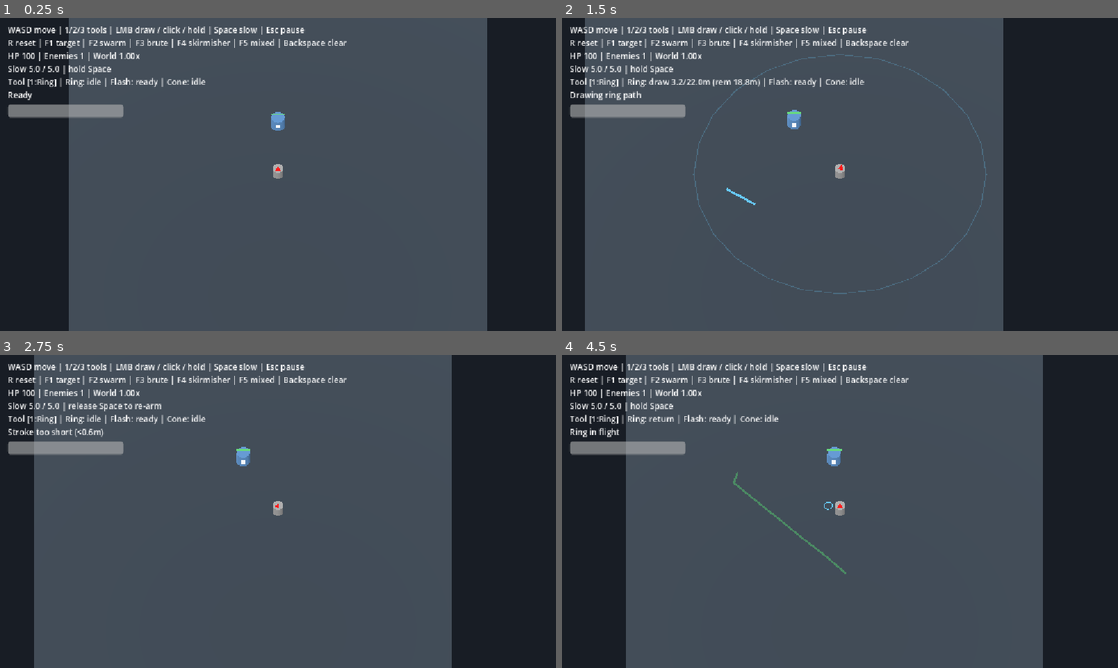
Above: before the commit, frames 1-4 (two rows, left to right).
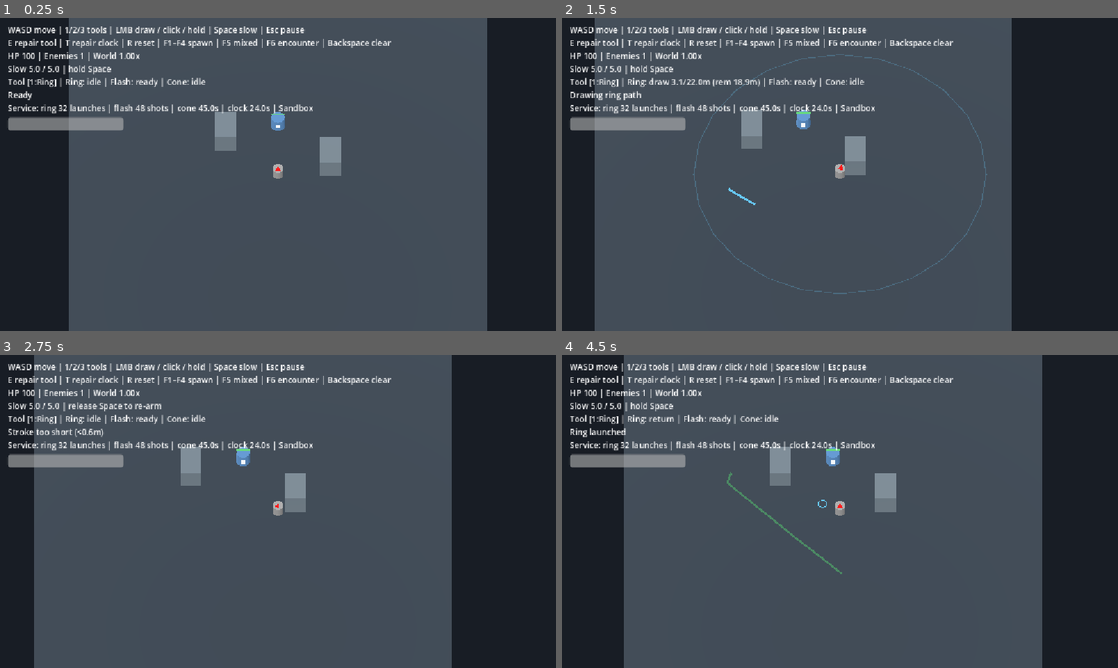
Above: after the commit, the same moments.

Repository: Ty1rl/old-tech
Game: Godot game, scene res://scenes/prototype/arena.tscn
The game is run twice, just before and just after one commit, with the same random seed, the same clock (stepped at 60 frames per second) and the same inputs. This scene is started directly instead of the project's main scene.
Inputs (mouse positions are in pixels of both pictures, inside the frame that each line leads up to):
- Up to frame 1 (0.25 s): no input
- Up to frame 2 (1.5 s): tap Enter at 0.5 s; move the mouse to (962, 158) at 0.52 s; hold D (move_right) 0.53-1.25 s; tap E at 0.6 s; click (962, 158) at 0.67 s; tap Space at 0.77, 1.07 s; tap T at 0.8 s; drag from (728, 190) to (812, 237) at 1.27 s
- Up to frame 3 (2.75 s): move the mouse to (333, 442) at 2.02 s; hold D (move_right) from 2.03 s (still down); hold Space from 2.03 s (still down); tap R at 2.1 s; click (333, 442) at 2.17 s
- Up to frame 4 (4.5 s): release D (move_right) at 2.75 s; release Space at 2.75 s; drag from (812, 574) to (673, 464) at 2.77 s; move the mouse to (1006, 558) at 3.52 s; hold A (move_left) 3.53-4.25 s; tap E at 3.6 s; click (1006, 558) at 3.67 s; tap Space at 3.77, 4.07 s; tap T at 3.8 s; tap Escape (pause) at 4.15 s; click "Continue" at 4.25 s

The runs differ from the first frame. In frame 1, 3.8% of the frame differs, in the area x 1-71%, y 6-51%; in frame 2, 7.0%, in the area x 1-81%, y 0-100%; in frame 3, 3.7%; in frame 4, 4.7%.

Commit message:
Prepare shared equipment, resumable repair state and cover interfaces
Work-Seat: old-tech/jam-1

Diff:
--- a/scenes/prototype/arena.gd
+++ b/scenes/prototype/arena.gd
@@ -5,6 +5,11 @@
 const PlayerController = preload("res://scenes/prototype/player.gd")
 const Weapons = preload("res://scenes/prototype/weapons.gd")
 const Enemies = preload("res://scenes/prototype/enemies.gd")
+const Equipment = preload("res://scenes/prototype/equipment.gd")
+const Cover = preload("res://scenes/prototype/cover.gd")
+
+var equipment: RefCounted = Equipment.new()
+var cover: RefCounted = Cover.new()
 
 var player: CharacterBody3D
 var weapons: Node3D
@@ -17,8 +22,10 @@
 
 func _ready() -> void:
 	_build_floor()
+	_build_cover()
 	player = PlayerScene.instantiate()
 	player.set_script(PlayerController)
+	player.equipment = equipment
 	player.camera = player.get_node("Camera3D")
 	player.model = player.get_node("MeshInstance3D")
 	add_child(player)
@@ -28,13 +35,38 @@
 	player.camera.size = 30
 	player.camera.current = true
 	weapons = Weapons.new()
+	weapons.equipment = equipment
+	weapons.cover = cover
 	add_child(weapons)
 	director = Enemies.new()
+	director.cover = cover
 	add_child(director)
 	_build_hud()
 	GameState.state_changed.connect(_on_state_changed)
+	SceneManager.popup_opened.connect(_on_popup_opened)
+	SceneManager.popup_closed.connect(_on_popup_closed)
 	GameState.start_game()
 	reset_arena()
+
+
+func _build_cover() -> void:
+	for rectangle in Cover.RECTANGLES:
+		var body := StaticBody3D.new()
+		var shape := CollisionShape3D.new()
+		var box := BoxShape3D.new()
+		box.size = Vector3(rectangle.size.x, 2.2, rectangle.size.y)
+		shape.shape = box
+		body.add_child(shape)
+		var mesh := MeshInstance3D.new()
+		var geometry := BoxMesh.new()
+		geometry.size = box.size
+		mesh.mesh = geometry
+		var material := StandardMaterial3D.new()
+		material.albedo_color = Color("65717a")
+		mesh.material_override = material
+		body.add_child(mesh)
+		body.position = Vector3(rectangle.get_center().x, 1.1, rectangle.get_center().y)
+		add_child(body)
 
 
 func _build_floor() -> void:
@@ -98,7 +130,10 @@
 	player.position.x = clampf(player.position.x, -19.0, 19.0)
 	player.position.z = clampf(player.position.z, -19.0, 19.0)
 	# Engine.time_scale stays 1. Player/tools use real delta; enemies use world delta.
+	var health_before: float = player.health
 	director.step(delta * player.world_scale, player)
+	if player.health < health_before and SceneManager.has_popup(&"Repair"):
+		SceneManager.close_popup(&"Repair")
 	weapons.step(delta, player, aim, director.enemies)
 	_update_hud()
 
@@ -106,6 +141,13 @@
 func _unhandled_input(event: InputEvent) -> void:
 	if event is InputEventKey and event.pressed and not event.echo:
 		match event.physical_keycode:
+			KEY_E:
+				var tools := [&"ring", &"beam", &"cone"]
+				_toggle_repair(tools[weapons.selected_tool - 1])
+				return
+			KEY_T:
+				_toggle_repair(&"clock")
+				return
 			KEY_R:
 				reset_arena()
 				return
@@ -119,6 +161,10 @@
 			KEY_F5:
 				director.spawn_group()
 				return
+			KEY_F6:
+				reset_arena()
+				director.start_encounter()
+				return
 	aim = floor_aim(get_viewport().get_mouse_position())
 	if aim_valid and not SceneManager.has_popup():
 		weapons.handle_event(event, player, aim)
@@ -129,10 +175,30 @@
 
 
 func reset_arena() -> void:
+	SceneManager.close_popup(&"Repair")
+	equipment.reset_state()
 	weapons.reset_state()
 	player.reset_state()
 	director.reset_state()
 	_update_hud()
+
+
+func _toggle_repair(tool: StringName) -> void:
+	if SceneManager.has_popup(&"Repair"):
+		SceneManager.close_popup(&"Repair")
+		return
+	if not SceneManager.has_popup():
+		SceneManager.push_popup(&"Repair", {"equipment": equipment, "tool": tool})
+
+
+func _on_popup_opened(_key: StringName, _popup: Node) -> void:
+	weapons.cancel_input()
+	player.reset_input()
+
+
+func _on_popup_closed(_key: StringName) -> void:
+	weapons.cancel_input()
+	player.reset_input()
 
 
 func _on_state_changed(_old: int, _new: int) -> void:
@@ -150,8 +216,9 @@
 
 func _update_hud() -> void:
 	hud.text = "WASD move | 1/2/3 tools | LMB draw / click / hold | Space slow | Esc pause\n"
-	hud.text += "R reset | F1 target | F2 swarm | F3 brute | F4 skirmisher | F5 mixed | Backspace clear\n"
+	hud.text += "E repair tool | T repair clock | R reset | F1–F4 spawn | F5 mixed | F6 encounter | Backspace clear\n"
 	hud.text += "HP %.0f | Enemies %d | World %.2fx\n" % [player.health, director.enemies.size(), player.world_scale]
 	hud.text += player.status_text() + "\n" + weapons.status_text()
+	hud.text += "\n" + equipment.status_text() + " | " + director.status_text()
 	slow_bar.position.y = hud.position.y + hud.get_minimum_size().y + 8
 	slow_bar.value = player.slow_charge
--- /dev/null
+++ b/scenes/prototype/checks/equipment.gd
@@ -0,0 +1,79 @@
+extends SceneTree
+
+const Equipment = preload("res://scenes/prototype/equipment.gd")
+const Cover = preload("res://scenes/prototype/cover.gd")
+var failures: Array[String] = []
+var checks := 0
+
+
+func _initialize() -> void:
+	call_deferred("run")
+
+
+func run() -> void:
+	var gear := Equipment.new()
+	expect(gear.remaining(&"ring") == 32 and gear.remaining(&"clock") == 24, "Generous capacities start full")
+	gear.spend(&"ring", 24)
+	gear.begin_repair(&"ring")
+	expect(gear.complete_step(&"ring") == 8 and gear.stage(&"ring") == 1, "Completed section restores capacity and advances stage")
+	gear.end_repair()
+	expect(gear.remaining(&"ring") == 16 and gear.stage(&"ring") == 1, "Interruption preserves restored capacity and completed step")
+	gear.spend(&"ring", 1)
+	gear.begin_repair(&"ring")
+	expect(gear.stage(&"ring") == 1, "Using the tool between repairs does not erase progress")
+	expect(not gear.can_use(&"ring", 1) and gear.spend(&"ring", 1) == 0, "Item being repaired cannot fire")
+	expect(gear.can_use(&"clock", 1) and gear.spend(&"clock", 1) == 1, "Clock remains usable while repairing another tool")
+	gear.end_repair()
+	expect(gear.complete_step(&"ring") == 0, "Closed repair cannot award background progress")
+	gear.begin_repair(&"clock")
+	expect(not gear.can_use(&"clock", 0.1), "Clock cannot power its own repair")
+	gear.end_repair()
+	expect(gear.spend(&"clock", 100) == 23 and gear.remaining(&"clock") == 0, "Continuous use consumes only remaining capacity")
+	gear.begin_repair(&"clock")
+	expect(gear.complete_step(&"clock") == 6 and gear.can_use(&"beam", 1), "Empty clock repairs without requiring slow time")
+	gear.end_repair()
+	var old_session: int = gear.begin_repair(&"ring")
+	var new_session: int = gear.begin_repair(&"beam")
+	gear.end_repair(old_session)
+	expect(gear.repairing == &"beam", "A closing old panel cannot cancel a newer repair")
+	gear.end_repair(new_session)
+	gear.reset_state()
+	expect(gear.remaining(&"ring") == 32 and gear.stage(&"ring") == 0 and gear.repairing == &"", "Reset clears repair sessions and restores all equipment")
+	var cover := Cover.new()
+	var hit := cover.clip_segment(Vector3(-8, 0, -4), Vector3(-2, 0, -4))
+	expect(hit.blocked and is_equal_approx(hit.position.x, -6) and hit.normal == Vector3.LEFT, "Cover sweep finds first wall and its normal")
+	hit = cover.clip_segment(Vector3(-8, 0, -4), Vector3(-2, 0, -4), 0.5)
+	expect(hit.blocked and is_equal_approx(hit.position.x, -6.5), "Cover sweeps account for entity radius")
+	expect(not cover.clip_segment(Vector3.ZERO, Vector3(0, 0, -10)).blocked, "Open center lane remains clear")
+	expect(not cover.clip_segment(Vector3(-8, 0, -4), Vector3(-10, 0, -4)).blocked, "Cover behind a segment does not block it")
+	var arena = load("res://scenes/prototype/arena.tscn").instantiate()
+	root.add_child(arena)
+	current_scene = arena
+	await physics_frame
+	await physics_frame
+	arena.set_physics_process(false)
+	arena.equipment.spend(&"clock", 24)
+	arena._toggle_repair(&"clock")
+	expect(not paused and root.get_node("SceneManager").has_popup(&"Repair"), "Repair popup opens without pausing")
+	expect(arena.equipment.repairing == &"clock", "Empty clock can open its own repair panel")
+	arena.equipment.complete_step(&"clock")
+	arena._toggle_repair(&"clock")
+	await process_frame
+	await process_frame
+	expect(arena.equipment.repairing == &"" and arena.equipment.stage(&"clock") == 1,
+		"Closing popup releases repair lock and preserves completed stage")
+	arena._toggle_repair(&"clock")
+	expect(arena.equipment.stage(&"clock") == 1 and arena.equipment.remaining(&"clock") == 6,
+		"Reopened popup resumes previous progress with restored capacity intact")
+	arena.reset_arena()
+	await process_frame
+	expect(arena.equipment.repairing == &"" and arena.equipment.remaining(&"clock") == 24,
+		"Arena reset clears repair popup and refills equipment")
+	print(JSON.stringify({"status": "passed" if failures.is_empty() else "failed", "checks": checks, "failures": failures}))
+	quit(0 if failures.is_empty() else 1)
+
+
+func expect(condition: bool, message: String) -> void:
+	checks += 1
+	if not condition:
+		failures.append(message)
--- /dev/null
+++ b/scenes/prototype/cover.gd
@@ -0,0 +1,49 @@
+extends RefCounted
+
+# XZ floor footprints. The arena builds matching solid boxes for the player.
+const RECTANGLES: Array[Rect2] = [Rect2(-6, -6, 2, 3), Rect2(4, -3, 2, 3)]
+
+
+# Deterministic swept segment against cover, optionally expanded by a radius.
+# Empty space returns fraction=1; callers decide whether to stop or slide.
+func clip_segment(start: Vector3, finish: Vector3, radius: float = 0.0) -> Dictionary:
+	var result := {"blocked": false, "fraction": 1.0, "position": finish, "normal": Vector3.ZERO}
+	var origin := Vector2(start.x, start.z)
+	var movement := Vector2(finish.x - start.x, finish.z - start.z)
+	for rectangle in RECTANGLES:
+		var hit := _entry(origin, movement, rectangle.grow(maxf(0, radius)))
+		if hit.blocked and (not result.blocked or hit.fraction < result.fraction):
+			result.blocked = true
+			result.fraction = hit.fraction
+			result.position = start.lerp(finish, hit.fraction)
+			result.normal = Vector3(hit.normal.x, 0, hit.normal.y)
+	return result
+
+
+func _entry(origin: Vector2, movement: Vector2, rectangle: Rect2) -> Dictionary:
+	var enter := 0.0
+	var leave := 1.0
+	var normal := Vector2.ZERO
+	for axis in [0, 1]:
+		var minimum: float = rectangle.position[axis]
+		var maximum: float = rectangle.end[axis]
+		if absf(movement[axis]) < 0.000001:
+			if origin[axis] < minimum or origin[axis] > maximum:
+				return {"blocked": false}
+			continue
+		var near_time: float = (minimum - origin[axis]) / movement[axis]
+		var far_time: float = (maximum - origin[axis]) / movement[axis]
+		var side := -1.0
+		if near_time > far_time:
+			var swap := near_time
+			near_time = far_time
+			far_time = swap
+			side = 1.0
+		if near_time > enter:
+			enter = near_time
+			normal = Vector2.ZERO
+			normal[axis] = side
+		leave = minf(leave, far_time)
+		if enter > leave:
+			return {"blocked": false}
+	return {"blocked": true, "fraction": enter, "normal": normal}
--- a/scenes/prototype/enemies.gd
+++ b/scenes/prototype/enemies.gd
@@ -5,6 +5,7 @@
 const EnemyNode = preload("res://scenes/prototype/enemy.gd")
 
 var enemies: Array[Node3D] = []
+var cover: RefCounted
 var _spawn_counter: int = 0
 
 
@@ -31,6 +32,7 @@
 
 func spawn(kind: StringName, spawn_position: Vector3) -> Node3D:
 	var enemy := EnemyNode.new()
+	enemy.cover = cover
 	_spawn_counter += 1
 	var limit := float(Tuning.ARENA_HALF_SIZE) - 1.0
 	var clamped_pos := Vector3(
@@ -62,3 +64,13 @@
 	clear()
 	_spawn_counter = 0
 	spawn(&"target", Vector3(0.0, 0.0, -6.0))
+
+
+func start_encounter() -> void:
+	# Round C: jam-4 replaces this with the bounded encounter sequence.
+	clear()
+	spawn_group()
+
+
+func status_text() -> String:
+	return "Sandbox"
--- a/scenes/prototype/enemy.gd
+++ b/scenes/prototype/enemy.gd
@@ -3,6 +3,12 @@
 # jam-4 owns enemy.gd. No independent _process or _physics_process clock.
 const Tuning = preload("res://scenes/prototype/tuning.gd")
 const PLAYER_CONTACT_RADIUS := 0.5
+var cover: RefCounted
+
+
+func apply_control(_direction: Vector3, _impulse: float, _stagger_seconds: float) -> void:
+	# Round C: jam-4 replaces this with cover-safe displacement and stagger.
+	pass
 
 var kind: StringName = &"target"
 var radius: float = 0.7
--- /dev/null
+++ b/scenes/prototype/equipment.gd
@@ -0,0 +1,78 @@
+extends RefCounted
+
+const Tuning = preload("res://scenes/prototype/tuning.gd")
+var repairing: StringName = &""
+var _remaining: Dictionary = {}
+var _stages: Dictionary = {}
+var _repair_session: int = 0
+
+
+func _init() -> void:
+	reset_state()
+
+
+func reset_state() -> void:
+	_repair_session += 1
+	repairing = &""
+	for tool in Tuning.GEAR:
+		_remaining[tool] = capacity(tool)
+		_stages[tool] = 0
+
+
+func capacity(tool: StringName) -> float:
+	return float(Tuning.GEAR[String(tool)].capacity)
+
+
+func remaining(tool: StringName) -> float:
+	return float(_remaining[String(tool)])
+
+
+func can_use(tool: StringName, amount: float = 0.000001) -> bool:
+	return repairing != tool and amount > 0.0 and remaining(tool) + 0.0000001 >= amount
+
+
+# Returns actual capacity spent. Discrete shots must first call can_use(tool, 1).
+# Continuous tools use the returned fraction for damage/time on their final tick.
+func spend(tool: StringName, amount: float) -> float:
+	if repairing == tool or amount <= 0.0:
+		return 0.0
+	var spent := minf(remaining(tool), amount)
+	_remaining[String(tool)] = maxf(0.0, remaining(tool) - spent)
+	return spent
+
+
+func begin_repair(tool: StringName) -> int:
+	_repair_session += 1
+	repairing = tool
+	return _repair_session
+
+
+func end_repair(session: int = -1) -> void:
+	# A closing old panel must not cancel a newer repair session.
+	if session == -1 or session == _repair_session:
+		repairing = &""
+		_repair_session += 1
+
+
+func stage(tool: StringName) -> int:
+	return int(_stages[String(tool)])
+
+
+# One completed puzzle section restores one quarter of a full service interval.
+# Closing a panel never touches capacity or stage; unfinished gestures are UI-only.
+func complete_step(tool: StringName) -> float:
+	if repairing != tool:
+		return 0.0
+	var restored := minf(capacity(tool) - remaining(tool), capacity(tool) / Tuning.REPAIR_STEPS)
+	if restored <= 0.0:
+		return 0.0
+	_remaining[String(tool)] = remaining(tool) + restored
+	_stages[String(tool)] = (stage(tool) + 1) % Tuning.REPAIR_STEPS
+	if is_equal_approx(remaining(tool), capacity(tool)):
+		_stages[String(tool)] = 0
+	return restored
+
+
+func status_text() -> String:
+	return "Service: ring %.0f launches | flash %.0f shots | cone %.1fs | clock %.1fs" % [
+		remaining(&"ring"), remaining(&"beam"), remaining(&"cone"), remaining(&"clock")]
--- a/scenes/prototype/player.gd
+++ b/scenes/prototype/player.gd
@@ -1,6 +1,7 @@
 extends "res://scenes/player.gd"
 
 const Tuning = preload("res://scenes/prototype/tuning.gd")
+var equipment: RefCounted
 var health: float = Tuning.PLAYER.health
 var slow_charge: float = Tuning.SLOW.capacity
 # Effective enemy-clock multiplier for the current arena tick. On the tick
--- /dev/null
+++ b/scenes/prototype/repair.gd
@@ -0,0 +1,38 @@
+extends Control
+
+# Round C: jam-2 owns this popup and its scene/checks.
+var equipment: RefCounted
+var tool: StringName = &"ring"
+var _session: int = -1
+
+
+func setup(params: Dictionary) -> void:
+	equipment = params.equipment
+	tool = params.get("tool", &"ring")
+	_session = equipment.begin_repair(tool)
+
+
+func _ready() -> void:
+	var panel := VBoxContainer.new()
+	panel.position = Vector2(120, 220)
+	panel.custom_minimum_size = Vector2(500, 180)
+	add_child(panel)
+	var label := Label.new()
+	label.text = "Repair %s — puzzle pending Round C\nWASD still moves. E or Escape closes." % tool
+	panel.add_child(label)
+	var button := Button.new()
+	button.text = "Close"
+	button.pressed.connect(queue_free)
+	panel.add_child(button)
+
+
+func _unhandled_input(event: InputEvent) -> void:
+	if event is InputEventKey and event.pressed and not event.echo:
+		if event.physical_keycode in [KEY_E, KEY_ESCAPE]:
+			get_viewport().set_input_as_handled()
+			queue_free()
+
+
+func _exit_tree() -> void:
+	if equipment != null:
+		equipment.end_repair(_session)
--- /dev/null
+++ b/scenes/prototype/repair.tscn
@@ -0,0 +1,12 @@
+[gd_scene load_steps=2 format=3]
+
+[ext_resource type="Script" path="res://scenes/prototype/repair.gd" id="1"]
+
+[node name="Repair" type="Control"]
+layout_mode = 3
+anchors_preset = 15
+anchor_right = 1.0
+anchor_bottom = 1.0
+grow_horizontal = 2
+grow_vertical = 2
+script = ExtResource("1")
--- a/scenes/prototype/tuning.gd
+++ b/scenes/prototype/tuning.gd
@@ -17,3 +17,15 @@
 const ARMOR = {"front_multiplier": 0.25, "front_half_angle": 1.05}
 const CONTACT_COOLDOWN = 1.0 # World seconds: time slow delays enemy attacks too.
 const ARENA_HALF_SIZE = 20.0
+
+# Generous first-pass service intervals, measured in actual use, not wall time.
+const GEAR = {
+	"ring": {"capacity": 32.0, "unit": "launches"},
+	"beam": {"capacity": 48.0, "unit": "shots"},
+	"cone": {"capacity": 45.0, "unit": "seconds"},
+	"clock": {"capacity": 24.0, "unit": "seconds"},
+}
+const REPAIR_STEPS = 4
+const CONTROL = {"burst_interval": 1.5, "burst_cost": 1.5, "impulse": 13.0, "stagger": 0.65,
+	"sustained_push": 5.0, "drag": 5.0, "brute_resistance": 0.25}
+const ENCOUNTER = {"duration": 75.0, "interval": 12.0, "max_enemies": 6}
--- a/scenes/prototype/weapons.gd
+++ b/scenes/prototype/weapons.gd
@@ -1,6 +1,8 @@
 extends Node3D
 
 const Tuning = preload("res://scenes/prototype/tuning.gd")
+var equipment: RefCounted
+var cover: RefCounted
 
 var selected_tool: int = 1
 
--- a/scripts/autoloads/scene_manager.gd
+++ b/scripts/autoloads/scene_manager.gd
@@ -13,7 +13,8 @@
 
 # Scenes shown on top of everything.
 const POPUPS: Dictionary[StringName, String] = {
-	&"PauseMenu": "uid://c1f3c6w6w2oy0"
+	&"PauseMenu": "uid://c1f3c6w6w2oy0",
+	&"Repair": "res://scenes/prototype/repair.tscn"
 }
 
 const POPUP_LAYER: int = 100
Not shown, added: scenes/prototype/checks/equipment.gd.uid
Not shown, added: scenes/prototype/cover.gd.uid
Not shown, added: scenes/prototype/equipment.gd.uid
Not shown, added: scenes/prototype/repair.gd.uid
Not shown, changed: scenes/prototype/README.md
